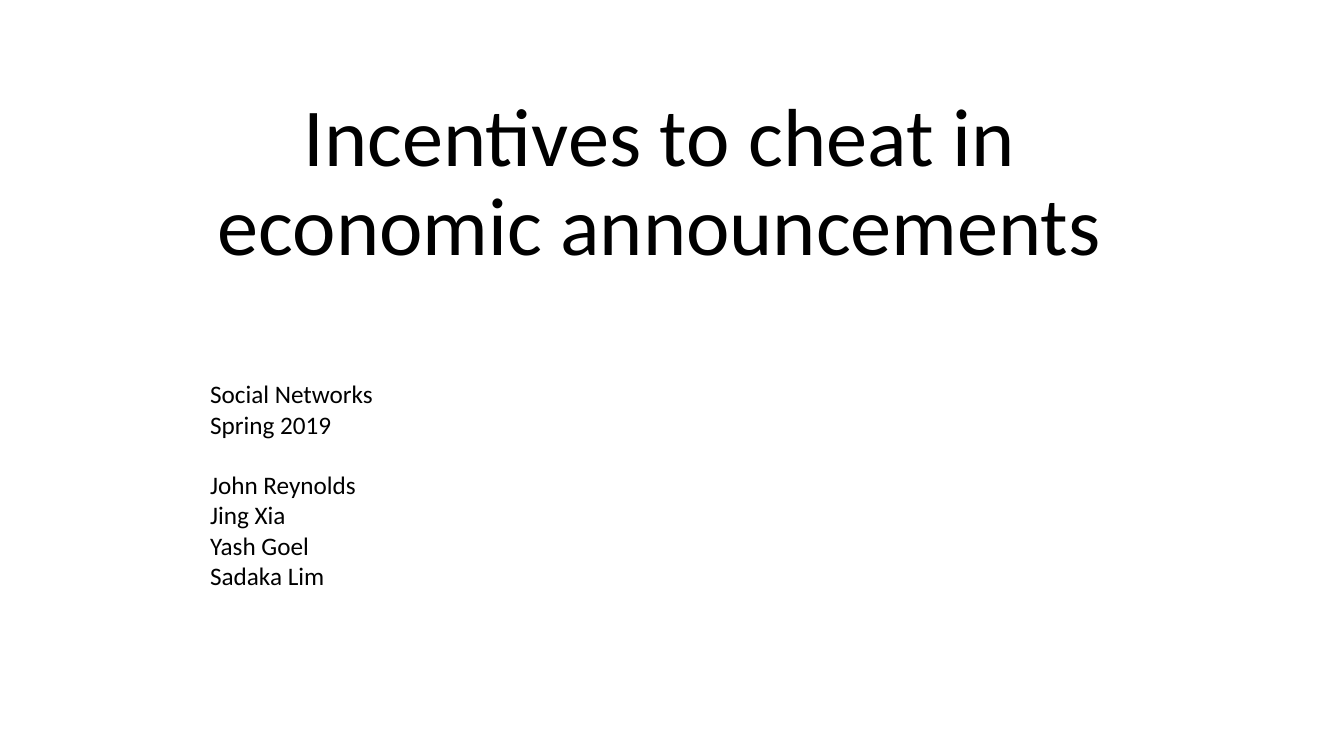
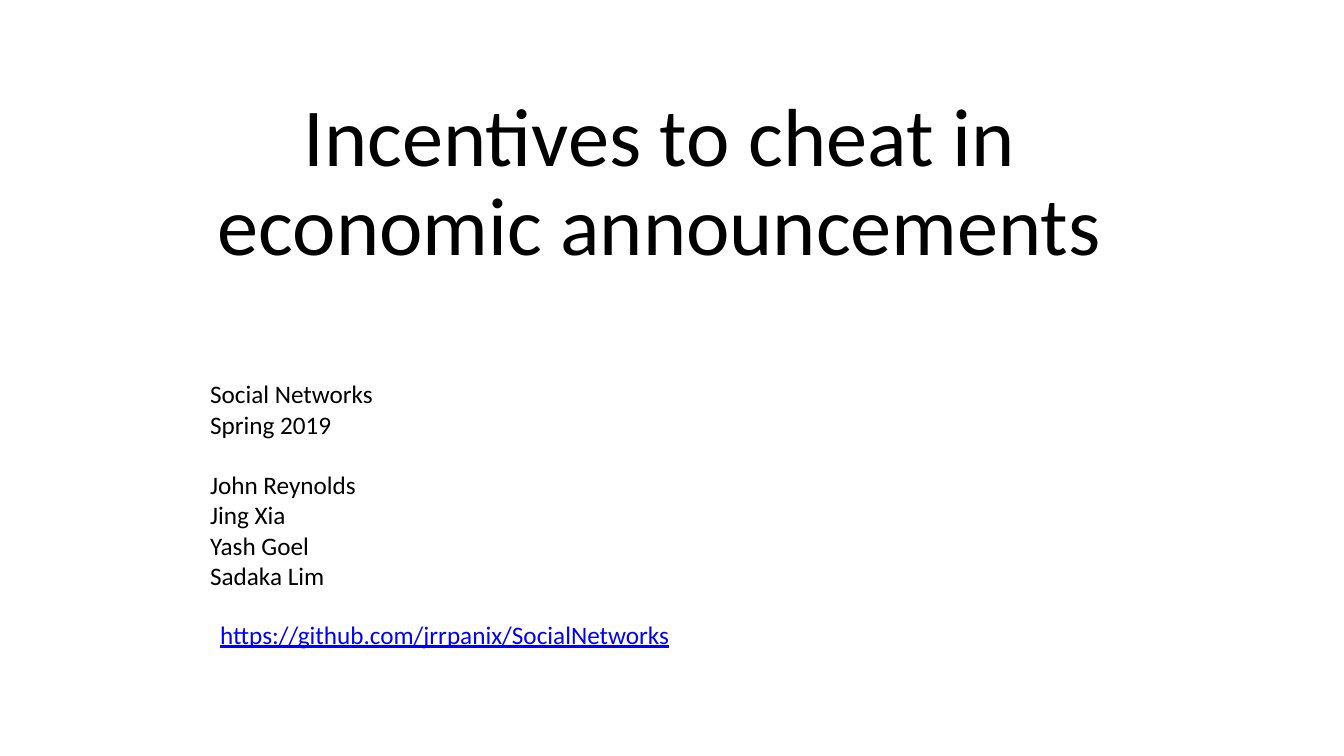
Before and after one commit to jrrpanix/SocialNetworks, a slide deck: slide 1 of SocialNetworksFinal.pptx. Drawn at 1344x756 pixels with LibreOffice and Linux fonts; fonts in the diff are those of the drawing. Boxes give left, top, right and bottom in pixels: in the first picture for what was removed or moved away, otherwise in the second. Text is boxed around its words. In the diff, an @@ line names an element or a change of style, - is before the commit and + after.

```diff
--- a/SocialNetworksFinal.pptx
+++ b/SocialNetworksFinal.pptx
@@ text added at (220, 626, 669, 649), 18 pt, text #0000FF, underline @@
+https://github.com/jrrpanix/SocialNetworks
```
Also in this commit, not shown: 1 other file.
